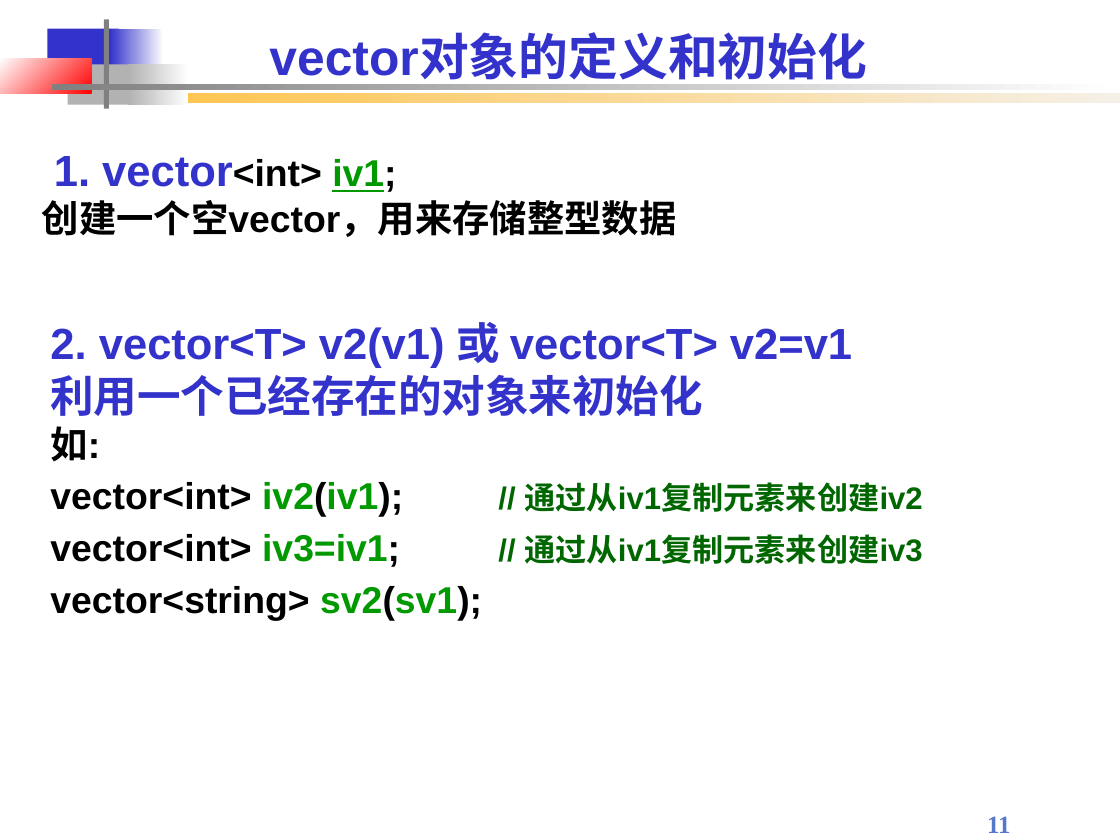
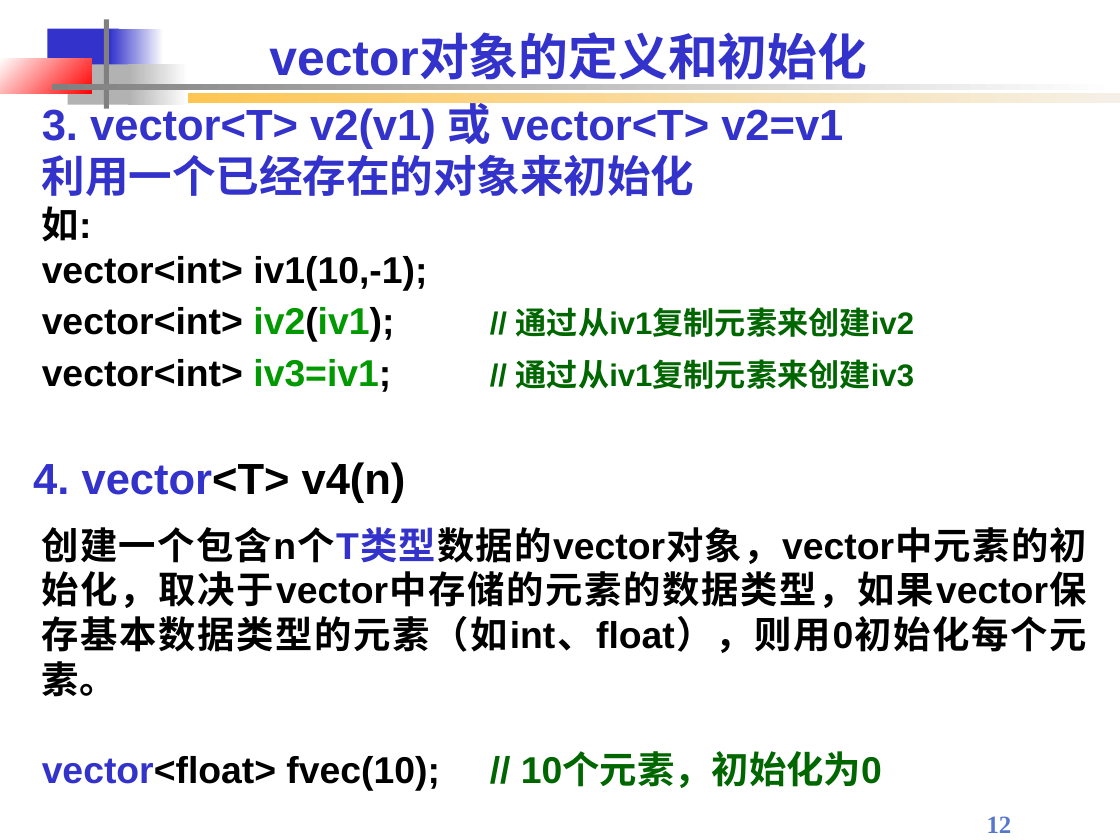
Before and after one commit to Changhe160/Changhe160.github.io, a slide deck: slide 12 of teachingRes/Cplusplus/string and vector.ppt (slide 11 before the commit). Drawn at 1120x840 pixels with LibreOffice and Linux fonts; fonts in the diff are those of the drawing; background and template pictures are left out. Boxes give left, top, right and bottom in pixels: in the first picture for what was removed or moved away, otherwise in the second. Text is boxed around its words. In the diff, an @@ line names an element or a change of style, - is before the commit and + after.

```diff
--- a/teachingRes/Cplusplus/string and vector.ppt
+++ b/teachingRes/Cplusplus/string and vector.ppt
@@ text "3. vector<T> v2(v1) 或 vector<T> ...": place and size @@
-text "3. vector<T> v2(v1) 或 vector<T> ..." at [50,322,922,621]
+text "3. vector<T> v2(v1) 或 vector<T> ..." at [42,96,914,392]
@@ text at [42,96,843,151]: text changed @@
-2. vector<T> v2(v1) 或 vector<T> v2=v1
+3. vector<T> v2(v1) 或 vector<T> v2=v1
@@ rectangle at [156,93,1120,102]: fill gradient #F5F0E7 to #FFC44D to gradient #FFC44D to #F5F0E7 @@
@@ text removed at [42,156,677,237] @@
-1. vector<int> iv1;
-创建一个空vector，用来存储整型数据
@@ text at [42,256,427,291]: paragraph added @@
+vector<int> iv1(10,-1);
@@ text added at [33,462,406,503], 28 pt, text #3333CC, bold @@
+4. vector<T> v4(n)
@@ text added at [42,527,1087,790], 24 pt, text #000000, bold @@
+创建一个包含n个T类型数据的vector对象，vector中元素的初始化，取决于vector中存储的元素的数据类型，如果vector保存基本数据类型的元素（如int、float），则用0初始化每个元素。
+vector<float> fvec(10); // 10个元素，初始化为0
@@ text at [50,586,482,621]: paragraph removed @@
-vector<string> sv2(sv1);
@@ page number at [987,816,1012,833]: text changed @@
-11
+12
```
Also in this commit, not shown: 15 other slides changed, 1 other file.
